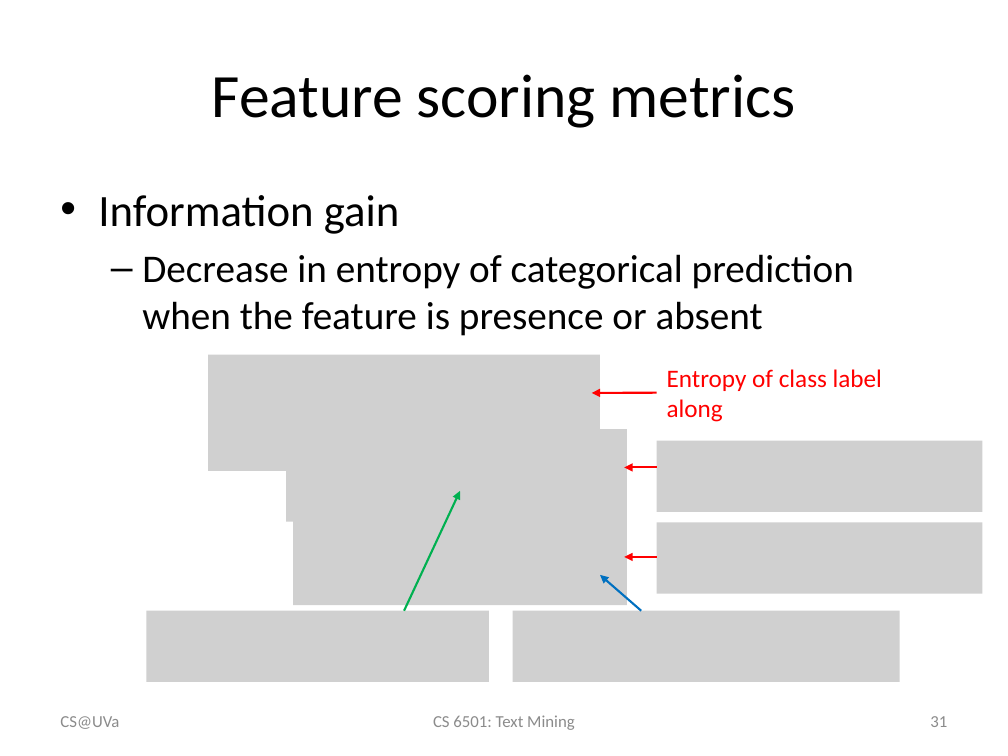
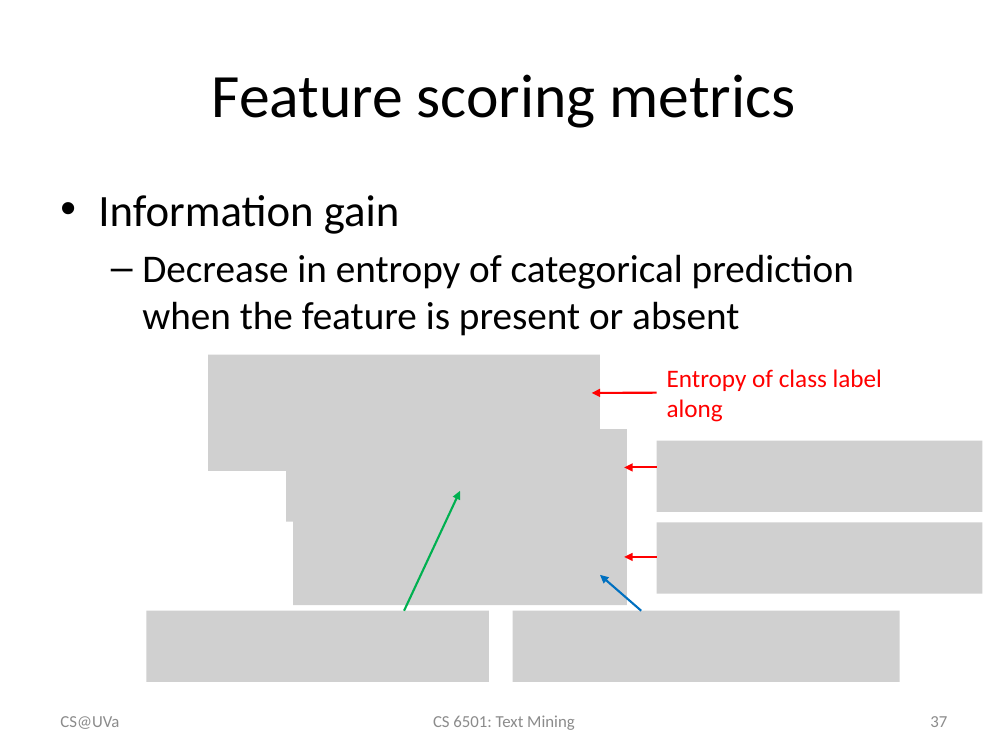
Before and after one commit to wang296/CS6501-Text-Mining, a slide deck: slide 37 of docs/TextCategorization.pptx (slide 31 before the commit). Drawn at 1008x756 pixels with LibreOffice and Linux fonts; fonts in the diff are those of the drawing; grey boxes stand for pictures. Boxes give left, top, right and bottom in pixels: in the first picture for what was removed or moved away, otherwise in the second. Text is boxed around its words. In the diff, an @@ line names an element or a change of style, - is before the commit and + after.

Commit message:
text categorization slides

```diff
--- a/docs/TextCategorization.pptx
+++ b/docs/TextCategorization.pptx
@@ text at box(142, 254, 854, 336): text changed @@
-  – Decrease in entropy of categorical prediction when the feature is presence or absent
+  – Decrease in entropy of categorical prediction when the feature is present or absent
@@ page number at box(930, 716, 947, 727): text changed @@
-31
+37
```
Also in this commit, not shown: 4 other slides changed, 6 slides added, 1 slide removed, 1 other file.
